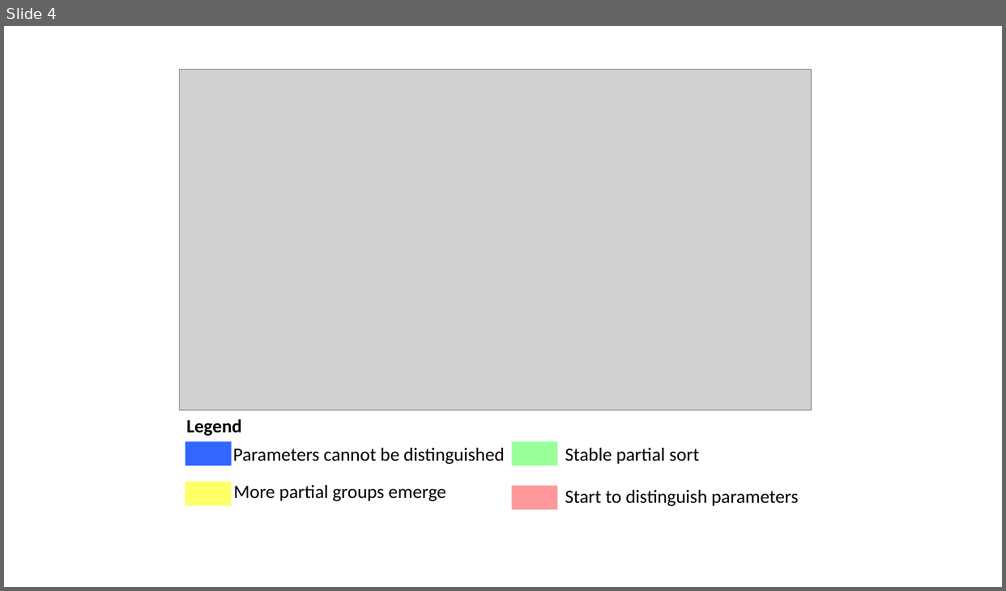
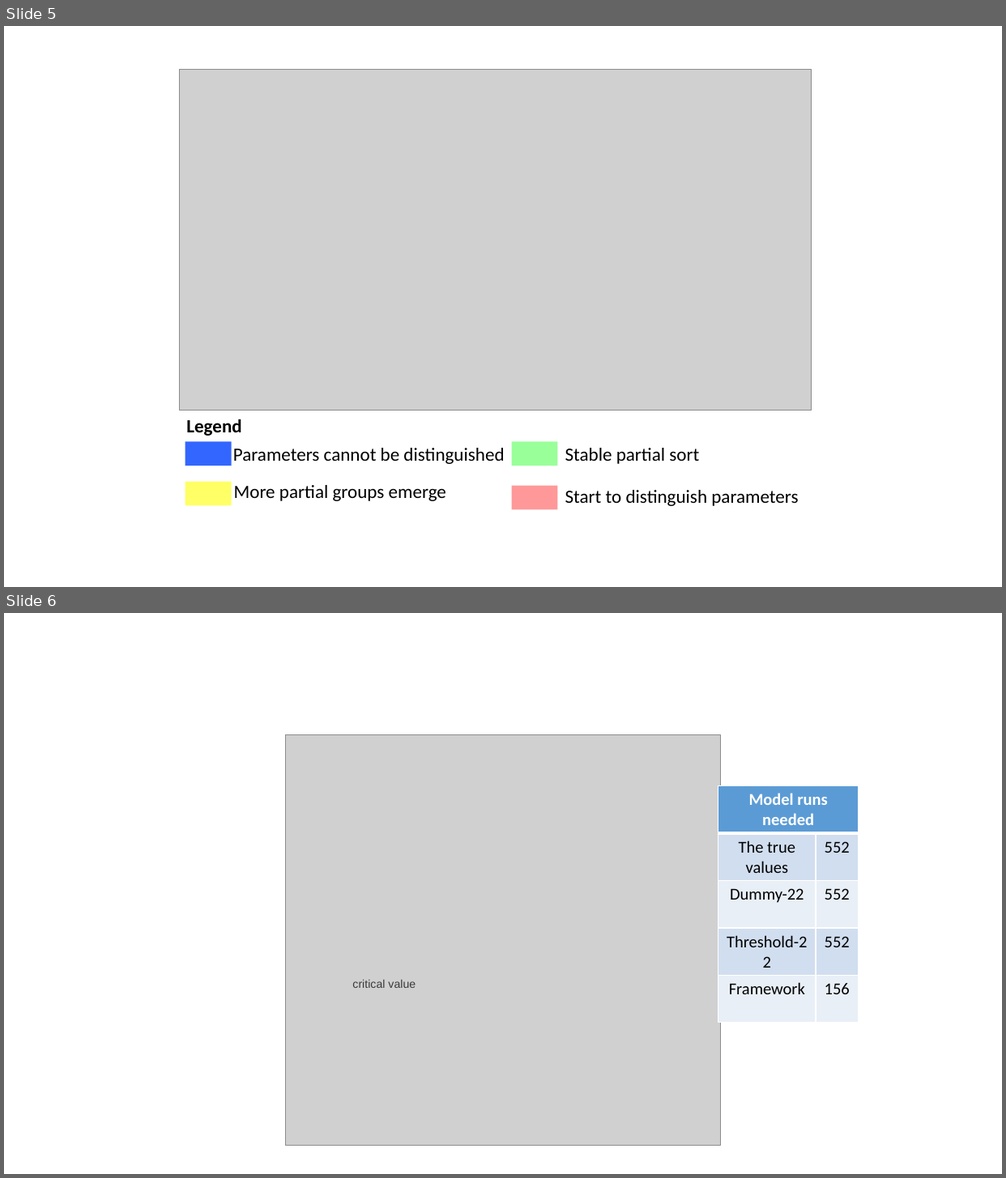
Before and after one commit to QianWanghhu/factor_fixing, a slide deck: output/paper0915/figure/Figures.pptx. Shown one above the other, each under a label of ours: slide 4 before the commit, slides 5 and 6 after it. The pictures are 1006x591 and 1006x1178 pixels, drawn with LibreOffice and Linux fonts; fonts in the diff are those of the drawing; grey boxes stand for pictures. Boxes give left, top, right and bottom in pixels: in the first picture for what was removed or moved away, otherwise in the second. Text is boxed around its words. In the diff, an @@ line names an element or a change of style, - is before the commit and + after.

```diff
--- a/output/paper0915/figure/Figures.pptx
+++ b/output/paper0915/figure/Figures.pptx
@@ slide 6 added at box(4, 613, 1002, 1174), background #FFFFFF @@
@@ picture added at box(286, 735, 720, 1145) @@
@@ table added at box(718, 786, 859, 1023), 5 rows, 2 columns @@
+Model runs needed | 
+The true values | 552
+Dummy-22 | 552
+Threshold-22 | 552
+Framework | 156
@@ text added at box(352, 980, 415, 988), 11 pt, text #3B3838 @@
+critical value
@@ what was slide 4 is now slide 5 @@
```
Also in this commit, not shown: 1 other slide added, 1 slide removed, 1 other file.
